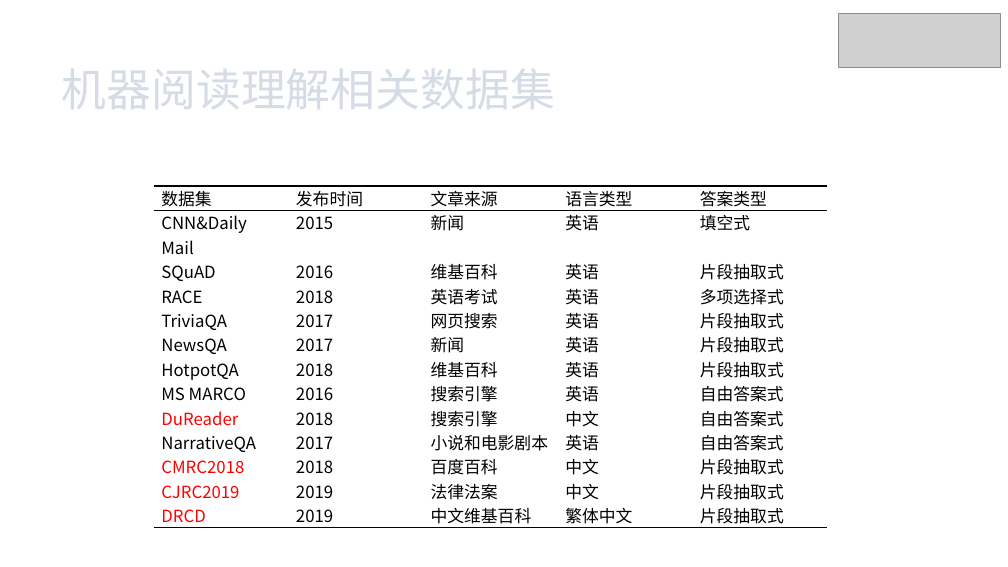
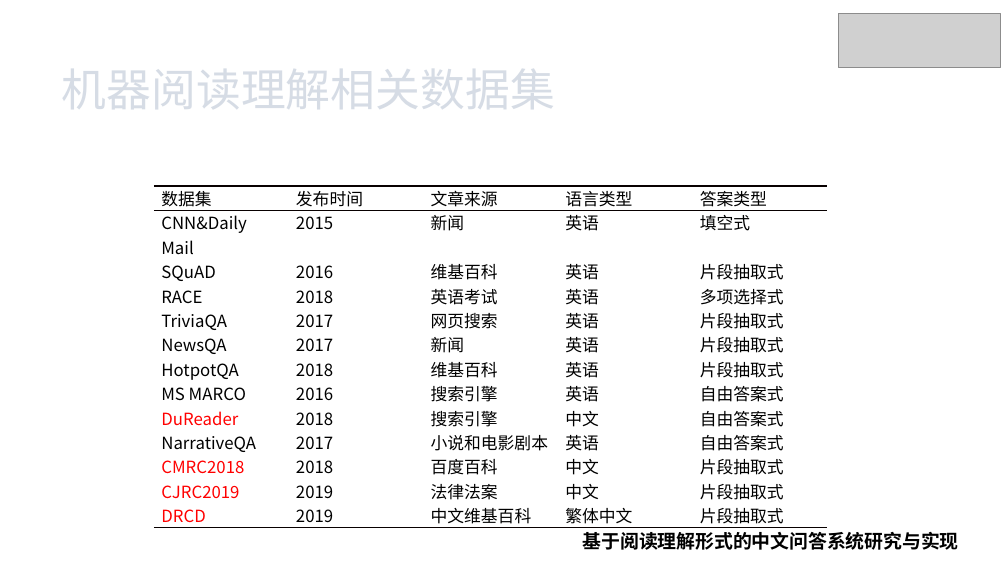
Before and after one commit to xhsun1997/ChineseMRC, a slide deck: slide 15 of 孙相会.pptx (slide 14 before the commit). Drawn at 1008x567 pixels with LibreOffice and Linux fonts; fonts in the diff are those of the drawing; grey boxes stand for pictures; background and template pictures are left out. Boxes give left, top, right and bottom in pixels: in the first picture for what was removed or moved away, otherwise in the second. Text is boxed around its words. In the diff, an @@ line names an element or a change of style, - is before the commit and + after.

```diff
--- a/孙相会.pptx
+++ b/孙相会.pptx
@@ text added at (583,532,959,550), 13.5 pt, text #000000, bold @@
+基于阅读理解形式的中文问答系统研究与实现
```
Also in this commit, not shown: 14 other slides changed, 6 slides added, 1 slide removed, 6 other files.
